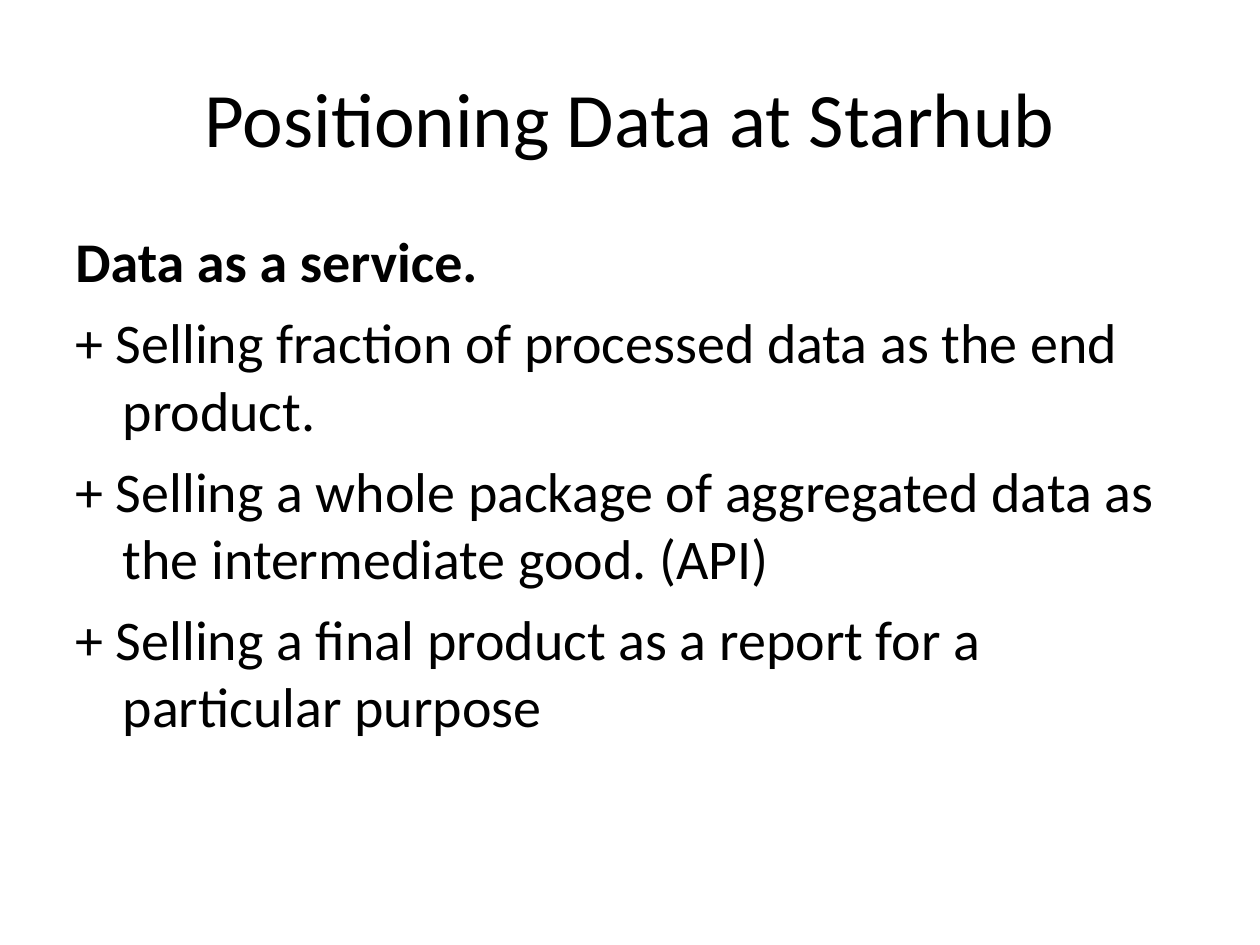
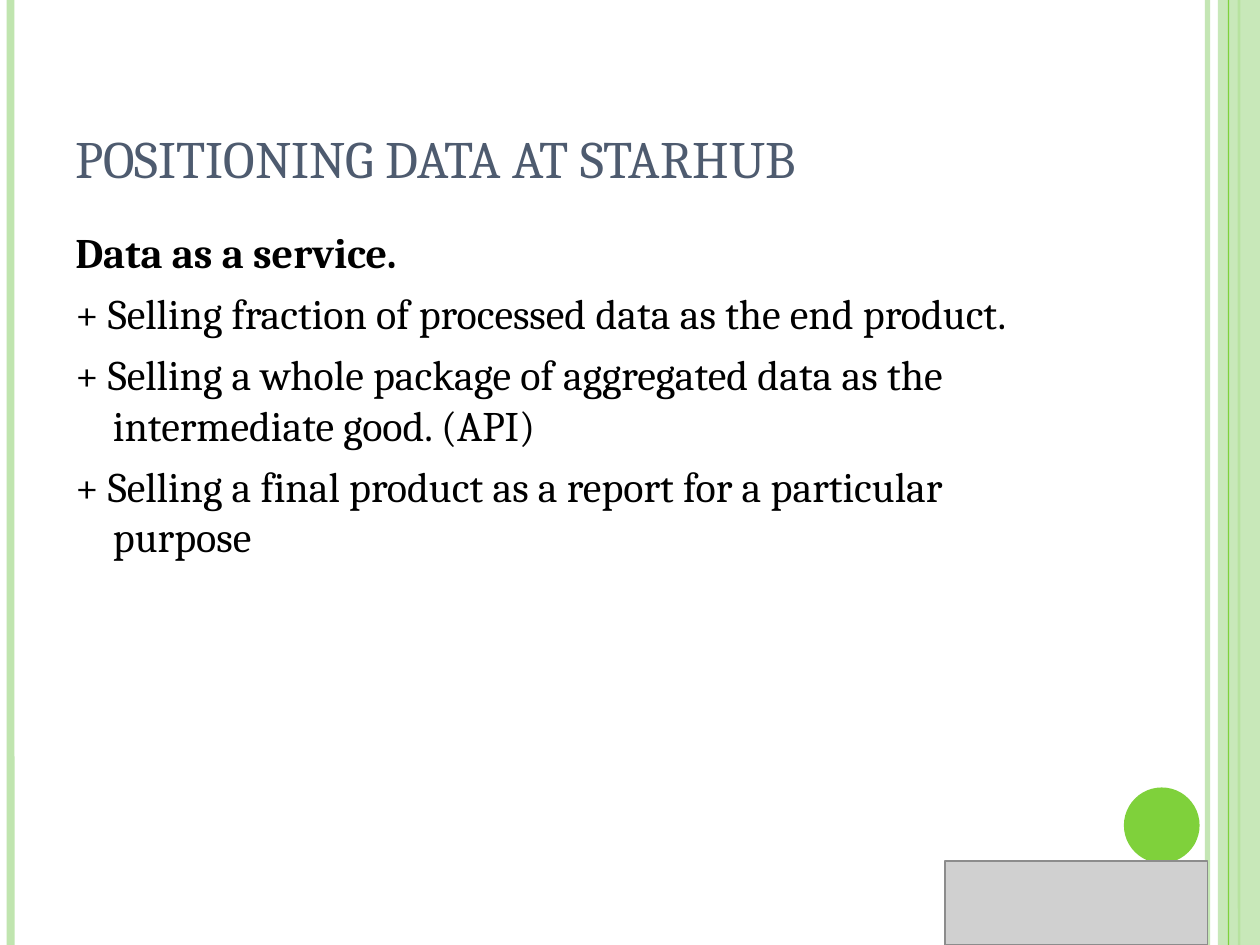
Before and after one commit to NUS-Anonymous/LTA-Data, a slide deck: slide 15 of Business Final Presentation/Presentation1.ppt (slide 13 before the commit). Drawn at 1260x945 pixels with LibreOffice and Linux fonts; fonts in the diff are those of the drawing; grey boxes stand for pictures. Boxes give left, top, right and bottom in pixels: in the first picture for what was removed or moved away, otherwise in the second. Text is boxed around its words. In the diff, an @@ line names an element or a change of style, - is before the commit and + after.

```diff
--- a/Business Final Presentation/Presentation1.ppt
+++ b/Business Final Presentation/Presentation1.ppt
@@ line added from (10, 0) to (10, 945), #C0E5AF 4.51 pt @@
@@ line added from (1207, 0) to (1207, 945), #C0E5AF 3 pt @@
@@ rectangle added at (x1=1218, y1=0, x2=1260, y2=945), fill #C0E5AF at 87% opacity @@
@@ line added from (1228, 0) to (1228, 945), #7FD13B 0.74 pt @@
@@ line added from (1239, 0) to (1239, 945), #7FD13B 1.5 pt @@
@@ title "POSITIONING DATA AT STARHUB" at (x1=75, y1=142, x2=796, y2=179): vertical alignment middle to bottom @@
@@ title at (x1=75, y1=142, x2=796, y2=179): text changed; size 44 to 30 pt; font Calibri to Cambria; text colour #000000 to #4E5B6F @@
-Positioning Data at Starhub
+POSITIONING DATA AT STARHUB
@@ text "Data as a service." at (x1=75, y1=239, x2=1006, y2=561): size 32 to 24 pt, font Calibri to Cambria; indent changed; less space between paragraphs @@
@@ ellipse added at (x1=1124, y1=788, x2=1200, y2=863), fill #7FD13B @@
@@ picture added at (x1=945, y1=861, x2=1207, y2=945) @@
```
Also in this commit, not shown: 20 other slides changed, 4 slides added, 2 slides removed, 26 other files.
